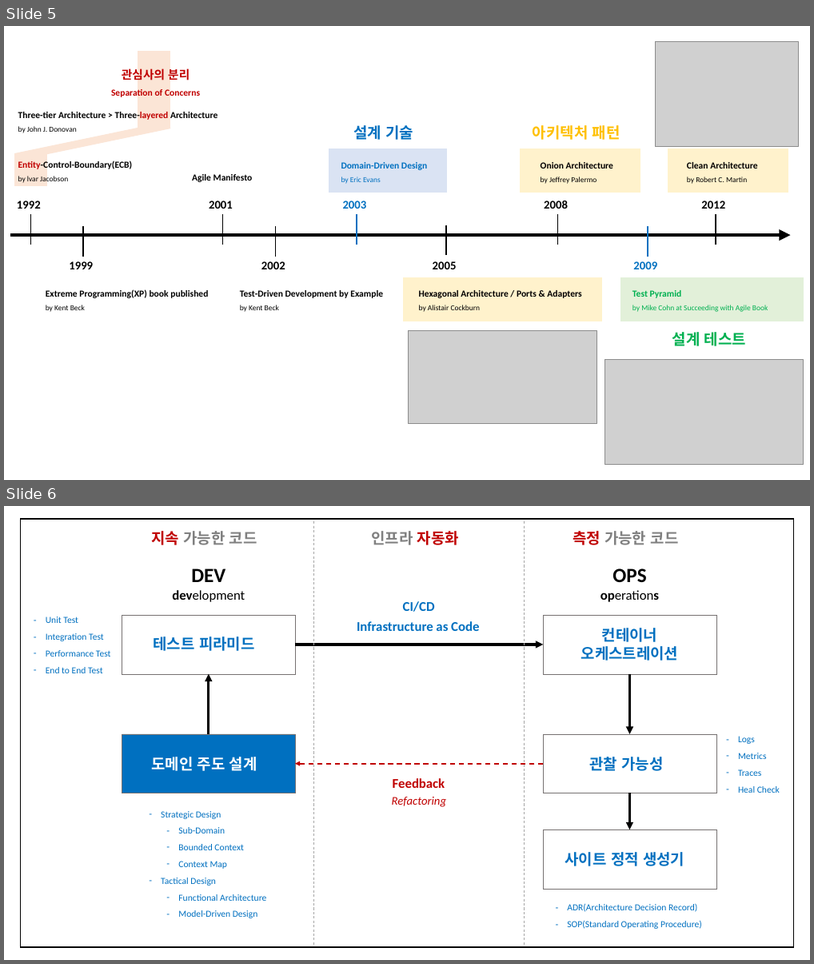
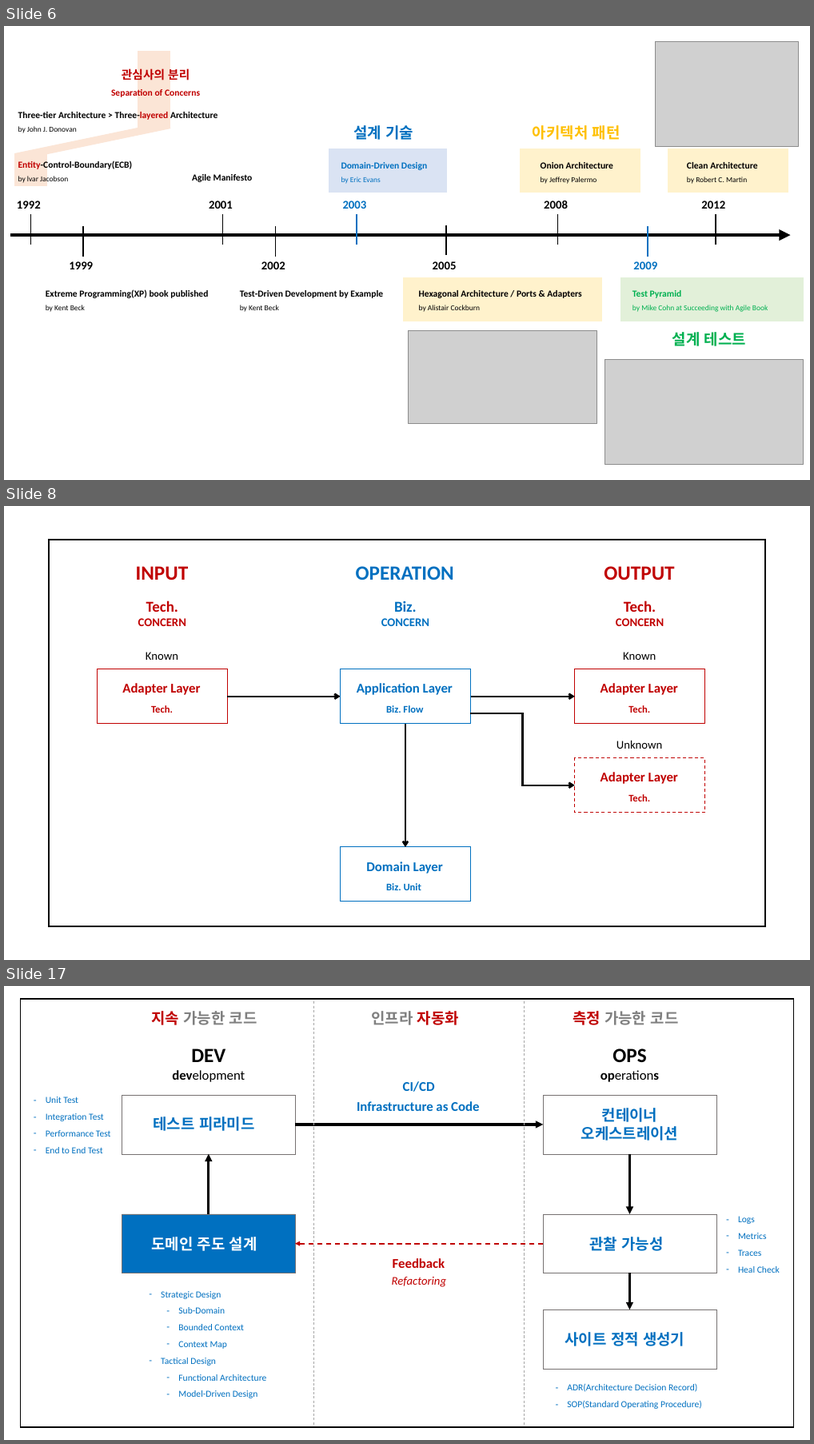
Before and after one commit to hhko/beyondcode, a slide deck: README.pptx. Shown one above the other, each under a label of ours: slides 5 and 6 before the commit, slides 6, 8 and 17 after it; the slides between them are not shown. The pictures are 814x964 and 814x1444 pixels, drawn with LibreOffice and Linux fonts; fonts in the diff are those of the drawing; grey boxes stand for pictures. Boxes give left, top, right and bottom in pixels: in the first picture for what was removed or moved away, otherwise in the second. Text is boxed around its words. In the diff, an @@ line names an element or a change of style, - is before the commit and + after.

```diff
--- a/README.pptx
+++ b/README.pptx
@@ slide 8 added at (4,506,810,960), background #FFFFFF @@
@@ rectangle added at (49,540,766,926), outline #000000 1.5 pt @@
@@ text added at (136,566,189,580), 24 pt, text #C00000, bold @@
+INPUT
@@ text added at (356,566,454,580), 24 pt, text #0070C0, bold @@
+OPERATION
@@ text added at (604,566,674,580), 24 pt, text #C00000, bold @@
+OUTPUT
@@ text added at (138,600,186,626), 14 pt, text #C00000, bold @@
+Tech.
+CONCERN
@@ text added at (382,600,430,626), 14 pt, text #0070C0, bold @@
+Biz.
+CONCERN
@@ text added at (616,600,664,626), 14 pt, text #C00000, bold @@
+Tech.
+CONCERN
@@ rectangle added at (97,669,227,724), outline #C00000 1 pt @@
@@ text added at (146,652,178,660), 14 pt, text #000000 @@
+Known
@@ rectangle added at (340,669,470,724), outline #0070C0 1 pt @@
@@ rectangle added at (575,669,705,724), outline #C00000 1 pt @@
@@ text added at (623,652,656,660), 14 pt, text #000000 @@
+Known
@@ text added at (122,683,200,695), 16 pt, text #C00000, bold @@
+Adapter Layer
@@ arrow added from (227, 696) to (340, 696), #000000 2.25 pt @@
@@ text added at (357,683,453,695), 16 pt, text #0070C0, bold @@
+Application Layer
@@ arrow added from (471, 696) to (575, 696), #000000 2.25 pt @@
@@ text added at (601,683,678,695), 16 pt, text #C00000, bold @@
+Adapter Layer
@@ text added at (151,705,173,712), 12 pt, text #C00000, bold @@
+Tech.
@@ text added at (386,705,423,712), 12 pt, text #0070C0, bold @@
+Biz. Flow
@@ elbow arrow added from (471, 713) to (575, 785), #000000 2.25 pt @@
@@ text added at (629,705,650,712), 12 pt, text #C00000, bold @@
+Tech.
@@ arrow added from (406, 723) to (406, 847), #000000 2.25 pt @@
@@ text added at (617,740,663,748), 14 pt, text #000000 @@
+Unknown
@@ rectangle added at (575,758,705,812), outline #C00000 1 pt dashed @@
@@ text added at (601,772,678,784), 16 pt, text #C00000, bold @@
+Adapter Layer
@@ text added at (629,794,650,801), 12 pt, text #C00000, bold @@
+Tech.
@@ rectangle added at (340,847,470,902), outline #0070C0 1 pt @@
@@ text added at (366,861,443,873), 16 pt, text #0070C0, bold @@
+Domain Layer
@@ text added at (386,883,422,890), 12 pt, text #0070C0, bold @@
+Biz. Unit
@@ what was slide 5 is now slide 6 @@
@@ what was slide 6 is now slide 17 @@
```
Also in this commit, not shown: 8 slides changed, 9 other slides added, 2 slides removed, 51 other files.
